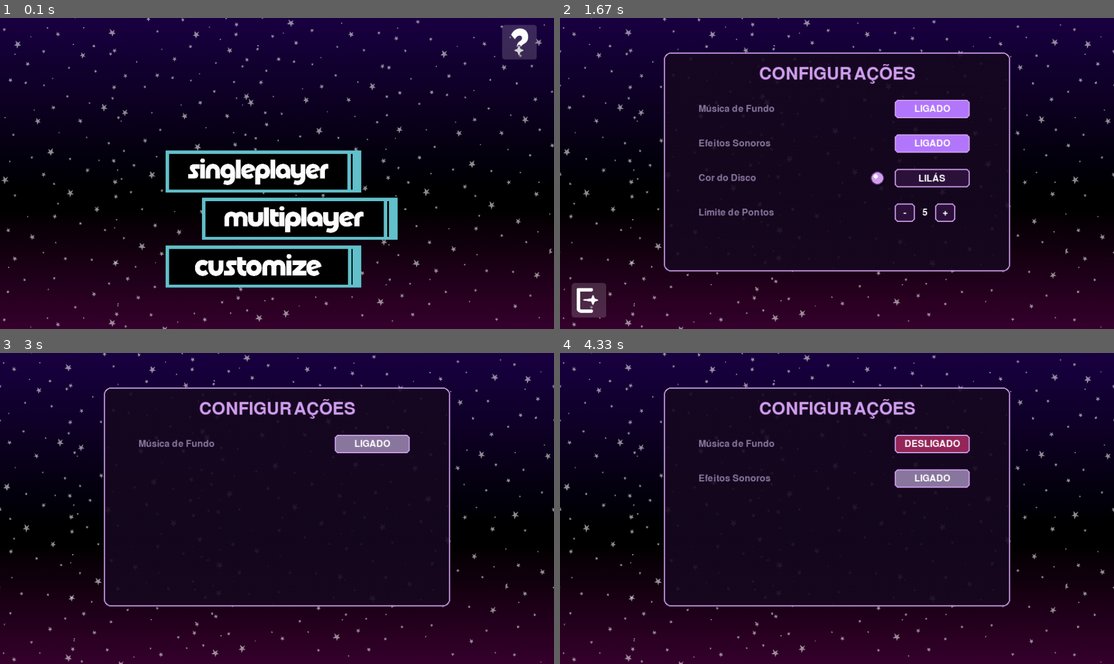
Above: before the commit, frames 1-4 (two rows, left to right).
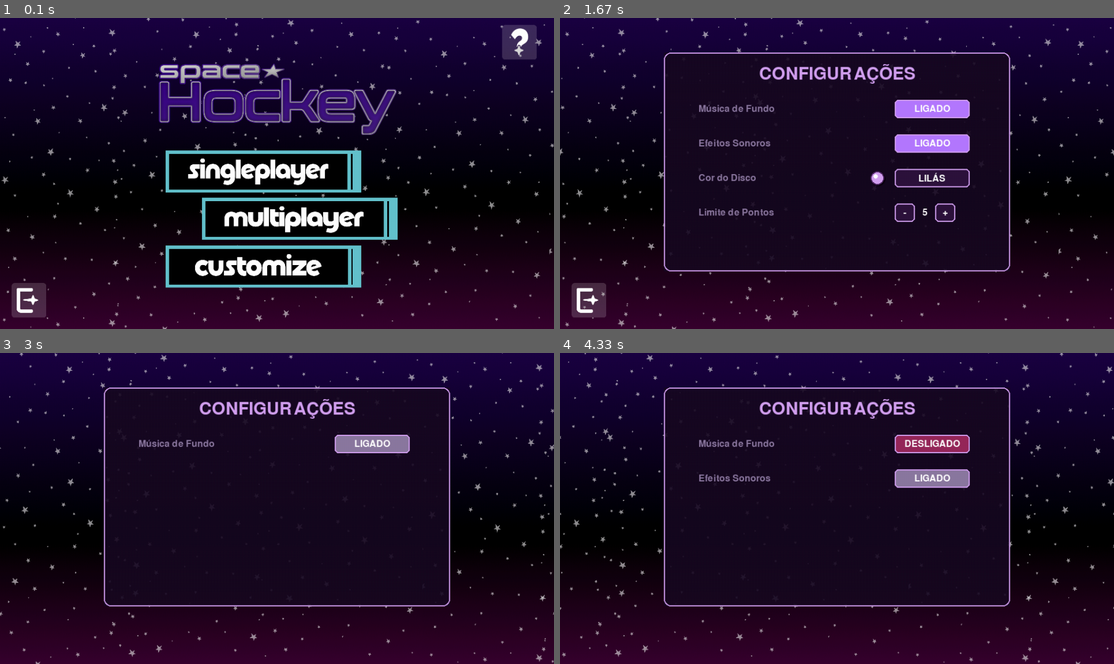
Above: after the commit, the same moments.

Repository: cec1l14/Pygame
Game: pygame game, started from main.py
The game is run twice, just before and just after one commit, with the same random seed, the same clock (stepped at 60 frames per second) and the same inputs.
Inputs (mouse positions are in pixels of both pictures, inside the frame that each line leads up to):
- Up to frame 1 (0.1 s): no input
- Up to frame 2 (1.67 s): click (820, 170) at 0.38 s; hold Up 0.67-1.13 s; click (587, 301) at 1.22 s; click (820, 266) at 1.55 s
- Up to frame 3 (3 s): click "-" at 1.88 s; click (332, 576) at 2.22 s; click "LIGADO" at 2.88 s
- Up to frame 4 (4.33 s): click (637, 499) at 3.22 s; click "+" at 3.55 s; click (981, 558) at 3.88 s; click (947, 483) at 4.22 s

The runs differ from the first frame. In frame 1, 5.2% of the frame differs, in the area x 2-72%, y 14-97%; in frame 2, 2.0%; in frame 3, 2.0%; in frame 4, 2.0%.

Commit message:
add novo main

Diff:
--- a/config.py
+++ b/config.py
@@ -1,4 +1,5 @@
 import pygame
+import sys
 
 pygame.init()
 
--- a/main.py
+++ b/main.py
@@ -8,24 +8,73 @@
     fonte_titulo, fonte_texto, fonte_placar, carregar_e_escalar
 )
 from draws import (
-    desenhar_raquete, desenhar_disco, desenhar_botao_sair,
-    desenhar_campo_personalizado, criar_botao, carregar_assets_draws
+    desenhar_raquete, desenhar_disco,
+    desenhar_campo_personalizado, criar_botao
 )
 import draws
 
+
+# --- FUNÇÕES DE SUPORTE (FORA DO MAIN) ---
+
+def reiniciar_posicoes_single(altura, largura, vel_base):
+    """Reinicia as posições e velocidade para o modo Singleplayer."""
+    disco_x = (largura // 4) * 3
+    disco_y = altura // 2
+    raq2_y = altura // 2
+    disco_vel_x = -vel_base
+    disco_vel_y = vel_base
+
+    return disco_x, disco_y, disco_vel_x, disco_vel_y, raq2_y
+
+
+def reiniciar_posicoes_multi(altura, largura, vel_base):
+    """Reinicia as posições e velocidade para o modo Multiplayer."""
+    disco_x = largura // 2
+    disco_y = altura // 2
+    raq1_y = altura // 2
+    raq2_y = altura // 2
+    disco_vel_x = vel_base
+    disco_vel_y = vel_base
+
+    return disco_x, disco_y, disco_vel_x, disco_vel_y, raq1_y, raq2_y
+
+
+def reiniciar_jogo_completo(estado_jogo, altura, largura, vel_base):
+    """Reinicia o placar e chama o reset de posições apropriado."""
+    pontos_p1 = 0
+    pontos_p2 = 0
+    vencedor = ""
+
+    if estado_jogo == "singleplayer":
+        disco_x, disco_y, disco_vel_x, disco_vel_y, raq2_y = reiniciar_posicoes_single(
+            altura, largura, vel_base
+        )
+        raq1_y = altura // 2
+    else:
+        disco_x, disco_y, disco_vel_x, disco_vel_y, raq1_y, raq2_y = reiniciar_posicoes_multi(
+            altura, largura, vel_base
+        )
+
+    return pontos_p1, pontos_p2, vencedor, disco_x, disco_y, disco_vel_x, disco_vel_y, raq1_y, raq2_y
+
+
+# --- FUNÇÃO PRINCIPAL ---
+
 def main():
     pygame.init()
-    pygame.mixer.init()
-
 
     tela = pygame.display.set_mode((LARGURA, ALTURA))
     pygame.display.set_caption("Air Hockey - Roxo & Lilás")
     relogio = pygame.time.Clock()
 
-
-    carregar_assets_draws()
-
-    # codigo de teteus
+    # Carregamento de Imagens e Assets
+    title_img = carregar_e_escalar('images/title.png')
+    title_scr = title_img.get_rect(center=(480, 140))
+
+    player1_win_img = carregar_e_escalar('images/player1_win.png')
+    player2_win_img = carregar_e_escalar('images/player2_win.png')
+    player1_win_scr = player1_win_img.get_rect(center=(440, 270))
+    player2_win_scr = player2_win_img.get_rect(center=(440, 270))
 
     tutorial_img = carregar_e_escalar('images/button_tutorial.png')
     hovert_img = carregar_e_escalar('images/button_hover2.png')
@@ -40,6 +89,12 @@
     customize_img = carregar_e_escalar('images/button_customize.png')
     hover_img = carregar_e_escalar('images/button_hover.png')
     customize_button = customize_img.get_rect(center=(456, 431))
+
+    back_img = carregar_e_escalar('images/button_back.png')
+    back_button = back_img.get_rect(bottomleft=(20, ALTURA - 20))
+
+    quit_img = carregar_e_escalar('images/button_quit.png')
+    quit_button = quit_img.get_rect(bottomleft=(20, ALTURA - 20))
 
     tutorial_0_img = carregar_e_escalar('images/tutorial0.png')
     tutorial_1_img = carregar_e_escalar('images/tutorial1.png')
@@ -58,13 +113,19 @@
     tutorial_forward_img = carregar_e_escalar('images/tutorial_forward.png')
     tutorial_forward = tutorial_forward_img.get_rect(center=(702, 275))
 
+    new_game_img = carregar_e_escalar('images/new_game.png')
+    new_game = new_game_img.get_rect(center=(620, 390))
+
+    back2_img = carregar_e_escalar('images/button_back2.png')
+    back2_button = back2_img.get_rect(center=(390, 390))
+
     fundo = pygame.image.load("images/main4.png").convert()
     fundo = pygame.transform.scale(fundo, (int(fundo.get_width() * 0.5), ALTURA))
     largura_fundo = fundo.get_width()
     scroll = 0
     tiles = math.ceil(LARGURA / largura_fundo) + 1
 
-
+    # Configurações do Jogo
     musica_ativa = True
     sfx_ativo = True
     cores_bola = [COR_ELEMENTOS, BRANCO, (240, 190, 255), (190, 90, 240)]
@@ -73,7 +134,7 @@
     cor_disco_atual = cores_bola[indice_cor_bola]
     limite_pontos = 5
 
-
+    # Física do Disco e Raquetes
     velocidade_disco_base = 7.0
     disco_x, disco_y = LARGURA // 2, ALTURA // 2
     disco_raio = 20
@@ -91,31 +152,11 @@
 
     pontos_p1, pontos_p2 = 0, 0
     vencedor = ""
+    vencedor_scr = None
     estado_jogo = "menu"
     tutorial_pg = 0
 
-    def reiniciar_posicoes_single():
-        nonlocal disco_x, disco_y, disco_vel_x, disco_vel_y, raq2_y
-        disco_x, disco_y = (LARGURA // 4) * 3, ALTURA // 2
-        raq2_y = ALTURA // 2
-        disco_vel_x, disco_vel_y = -velocidade_disco_base, velocidade_disco_base
-
-    def reiniciar_posicoes_multi():
-        nonlocal disco_x, disco_y, disco_vel_x, disco_vel_y, raq1_y, raq2_y
-        disco_x, disco_y = LARGURA // 2, ALTURA // 2
-        raq1_y, raq2_y = ALTURA // 2, ALTURA // 2
-        disco_vel_x, disco_vel_y = velocidade_disco_base, velocidade_disco_base
-
-    def reiniciar_jogo_completo():
-        nonlocal pontos_p1, pontos_p2, vencedor
-        pontos_p1, pontos_p2 = 0, 0
-        vencedor = ""
-        if estado_jogo == "singleplayer":
-            reiniciar_posicoes_single()
-        else:
-            reiniciar_posicoes_multi()
-
-    # CORAÇÃO DO JOGO
+    # LOOP PRINCIPAL
     while True:
         relogio.tick(FPS)
         mouse_pos = pygame.mouse.get_pos()
@@ -127,73 +168,119 @@
 
             if event.type == pygame.MOUSEBUTTONDOWN and event.button == 1:
                 if estado_jogo == "menu":
-                    if tutorial_button.collidepoint(event.pos): estado_jogo = "tutorial"
-                    elif customize_button.collidepoint(event.pos): estado_jogo = "custom"
+                    if tutorial_button.collidepoint(event.pos):
+                        estado_jogo = "tutorial"
+
+                    elif customize_button.collidepoint(event.pos):
+                        estado_jogo = "custom"
+
                     elif singleplayer_button.collidepoint(event.pos):
                         estado_jogo = "singleplayer"
-                        reiniciar_jogo_completo()
+                        pontos_p1, pontos_p2, vencedor, disco_x, disco_y, disco_vel_x, disco_vel_y, raq1_y, raq2_y = reiniciar_jogo_completo(
+                            estado_jogo, ALTURA, LARGURA, velocidade_disco_base
+                        )
+
                     elif multiplayer_button.collidepoint(event.pos):
                         estado_jogo = "multiplayer"
-                        reiniciar_jogo_completo()
-
-                elif estado_jogo in ("tutorial", "custom", "singleplayer", "multiplayer"):
-                    if draws.quit_btn.collidepoint(event.pos):
+                        pontos_p1, pontos_p2, vencedor, disco_x, disco_y, disco_vel_x, disco_vel_y, raq1_y, raq2_y = reiniciar_jogo_completo(
+                            estado_jogo, ALTURA, LARGURA, velocidade_disco_base
+                        )
+
+                    elif quit_button.collidepoint(event.pos):
+                        pygame.quit()
+                        sys.exit()
+
+                elif estado_jogo == "tutorial":
+                    if tutorial_back.collidepoint(event.pos) and tutorial_pg > 0:
+                        tutorial_pg -= 1
+                    if tutorial_forward.collidepoint(event.pos) and tutorial_pg < 2:
+                        tutorial_pg += 1
+
+                if estado_jogo in ("tutorial", "custom", "singleplayer", "multiplayer"):
+                    if back_button.collidepoint(event.pos):
                         estado_jogo = "menu"
 
-                if estado_jogo == "tutorial":
-                    if tutorial_back.collidepoint(event.pos) and tutorial_pg > 0: tutorial_pg -= 1
-                    if tutorial_forward.collidepoint(event.pos) and tutorial_pg < 2: tutorial_pg += 1
+                if estado_jogo in ("singleplayer", "multiplayer"):
+                    if new_game.collidepoint(event.pos) and vencedor != "":
+                        pontos_p1, pontos_p2, vencedor, disco_x, disco_y, disco_vel_x, disco_vel_y, raq1_y, raq2_y = reiniciar_jogo_completo(
+                            estado_jogo, ALTURA, LARGURA, velocidade_disco_base
+                        )
+                    if back2_button.collidepoint(event.pos) and vencedor != "":
+                        estado_jogo = "menu"
 
             if estado_jogo in ("singleplayer", "multiplayer"):
                 if event.type == pygame.KEYDOWN:
                     if estado_jogo == "singleplayer":
-                        if event.key in (pygame.K_UP, pygame.K_w): raq2_vel_y = -velocidade_raquete
-                        if event.key in (pygame.K_DOWN, pygame.K_s): raq2_vel_y = velocidade_raquete
+                        if event.key in (pygame.K_UP, pygame.K_w):
+                            raq2_vel_y = -velocidade_raquete
+                        if event.key in (pygame.K_DOWN, pygame.K_s):
+                            raq2_vel_y = velocidade_raquete
                     elif estado_jogo == "multiplayer":
-                        if event.key == pygame.K_w: raq1_vel_y = -velocidade_raquete
-                        if event.key == pygame.K_s: raq1_vel_y = velocidade_raquete
-                        if event.key == pygame.K_UP: raq2_vel_y = -velocidade_raquete
-                        if event.key == pygame.K_DOWN: raq2_vel_y = velocidade_raquete
-                    if event.key == pygame.K_ESCAPE: estado_jogo = "menu"
+                        if event.key == pygame.K_w:
+                            raq1_vel_y = -velocidade_raquete
+                        if event.key == pygame.K_s:
+                            raq1_vel_y = velocidade_raquete
+                        if event.key == pygame.K_UP:
+                            raq2_vel_y = -velocidade_raquete
+                        if event.key == pygame.K_DOWN:
+                            raq2_vel_y = velocidade_raquete
+                    if event.key == pygame.K_ESCAPE:
+                        estado_jogo = "menu"
 
                 if event.type == pygame.KEYUP:
                     if estado_jogo == "singleplayer":
-                        if event.key in (pygame.K_UP, pygame.K_DOWN, pygame.K_w, pygame.K_s): raq2_vel_y = 0
+                        if event.key in (pygame.K_UP, pygame.K_DOWN, pygame.K_w, pygame.K_s):
+                            raq2_vel_y = 0
                     elif estado_jogo == "multiplayer":
-                        if event.key in (pygame.K_w, pygame.K_s): raq1_vel_y = 0
-                        if event.key in (pygame.K_UP, pygame.K_DOWN): raq2_vel_y = 0
-
-        # TELAS
+                        if event.key in (pygame.K_w, pygame.K_s):
+                            raq1_vel_y = 0
+                        if event.key in (pygame.K_UP, pygame.K_DOWN):
+                            raq2_vel_y = 0
+
+        # --- TELAS E RENDERIZAÇÃO ---
         if estado_jogo == "menu":
+            current_single = hover_img if singleplayer_button.collidepoint(mouse_pos) else singleplayer_img
+            current_multi = hover_img if multiplayer_button.collidepoint(mouse_pos) else multiplayer_img
             current_tutorial = hovert_img if tutorial_button.collidepoint(mouse_pos) else tutorial_img
             current_custom = hover_img if customize_button.collidepoint(mouse_pos) else customize_img
-            current_single = hover_img if singleplayer_button.collidepoint(mouse_pos) else singleplayer_img
-            current_multi = hover_img if multiplayer_button.collidepoint(mouse_pos) else multiplayer_img
+            current_quit = hovert_img if quit_button.collidepoint(mouse_pos) else quit_img
 
             for i in range(0, tiles):
                 tela.blit(fundo, (i * largura_fundo + scroll, 0))
 
             scroll -= 2
-            if abs(scroll) > largura_fundo: scroll = 0
+            if abs(scroll) > largura_fundo:
+                scroll = 0
 
             tela.blit(current_single, singleplayer_button)
             tela.blit(current_tutorial, tutorial_button)
             tela.blit(current_custom, customize_button)
             tela.blit(current_multi, multiplayer_button)
+            tela.blit(title_img, title_scr)
+            tela.blit(current_quit, quit_button)
 
         elif estado_jogo == "tutorial":
-            tutorial_page = carregar_e_escalar('images/tutorial_background.png', 1.0)
-            tela.blit(pygame.transform.scale(tutorial_page, (LARGURA, ALTURA)), (0, 0))
+            for i in range(0, tiles):
+                tela.blit(fundo, (i * largura_fundo + scroll, 0))
+
+            scroll -= 2
+            if abs(scroll) > largura_fundo:
+                scroll = 0
 
             tutorial_main_img = carregar_e_escalar('images/tutorial_main.png')
             tela.blit(tutorial_main_img, tutorial_main_img.get_rect(center=(480, 280)))
             tela.blit(tutorial_back_img, tutorial_back)
             tela.blit(tutorial_forward_img, tutorial_forward)
-            desenhar_botao_sair(tela)
+            tela.blit(back_img, back_button)
             tela.blit(tutorial_imgs[tutorial_pg], tutorial_coords[tutorial_pg])
 
         elif estado_jogo == "custom":
-            for i in range(0, tiles): tela.blit(fundo, (i * largura_fundo + scroll, 0))
+            for i in range(0, tiles):
+                tela.blit(fundo, (i * largura_fundo + scroll, 0))
+
+            scroll -= 2
+            if abs(scroll) > largura_fundo:
+                scroll = 0
 
             painel = pygame.Surface((600, 380), pygame.SRCALPHA)
             painel.fill((25, 10, 35, 230))
@@ -203,12 +290,12 @@
             txt_titulo = fonte_titulo.render("CONFIGURAÇÕES", True, COR_ELEMENTOS)
             tela.blit(txt_titulo, (LARGURA // 2 - txt_titulo.get_width() // 2, 80))
 
-
             tela.blit(fonte_texto.render("Música de Fundo", True, CINZA_ROXO), (LARGURA // 2 - 240, 150))
             st_m = "LIGADO" if musica_ativa else "DESLIGADO"
             if criar_botao(tela, st_m, LARGURA // 2 + 100, 142, 130, 32, VERDE_LILAS if musica_ativa else VERMELHO_ROXO, CINZA_ROXO, mouse_pos):
                 musica_ativa = not musica_ativa
-                if not musica_ativa: pygame.mixer.music.stop()
+                if not musica_ativa:
+                    pygame.mixer.music.stop()
                 pygame.time.delay(150)
 
             tela.blit(fonte_texto.render("Efeitos Sonoros", True, CINZA_ROXO), (LARGURA // 2 - 240, 210))
@@ -226,22 +313,26 @@
 
             tela.blit(fonte_texto.render("Limite de Pontos", True, CINZA_ROXO), (LARGURA // 2 - 240, 330))
             if criar_botao(tela, "-", LARGURA // 2 + 100, 322, 35, 32, ROXO_ESCURO, CINZA_ROXO, mouse_pos):
-                if limite_pontos > 1: limite_pontos -= 1; pygame.time.delay(150)
+                if limite_pontos > 1:
+                    limite_pontos -= 1
+                    pygame.time.delay(150)
 
             txt_pts = fonte_texto.render(str(limite_pontos), True, BRANCO)
             tela.blit(txt_pts, (LARGURA // 2 + 152 - txt_pts.get_width() // 2, 330))
 
             if criar_botao(tela, "+", LARGURA // 2 + 170, 322, 35, 32, ROXO_ESCURO, CINZA_ROXO, mouse_pos):
-                limite_pontos += 1; pygame.time.delay(150)
-
-            desenhar_botao_sair(tela)
+                limite_pontos += 1
+                pygame.time.delay(150)
+
+            tela.blit(back_img, back_button)
 
         elif estado_jogo == "singleplayer":
             raq2_y = max(raq_raio, min(ALTURA - raq_raio, raq2_y + raq2_vel_y))
             disco_x += disco_vel_x
             disco_y += disco_vel_y
 
-            if disco_y - disco_raio <= 0 or disco_y + disco_raio >= ALTURA: disco_vel_y *= -1
+            if disco_y - disco_raio <= 0 or disco_y + disco_raio >= ALTURA:
+                disco_vel_y *= -1
 
             if disco_x - disco_raio <= 15:
                 if gol_topo <= disco_y <= gol_fundo:
@@ -251,7 +342,9 @@
             if math.hypot(disco_x - raq2_x, disco_y - raq2_y) <= (disco_raio + raq_raio):
                 disco_vel_x = -abs(disco_vel_x)
 
-            if disco_x > LARGURA + disco_raio: reiniciar_posicoes_single()
+            # Atribuição do retorno corrigida
+            if disco_x > LARGURA + disco_raio:
+                disco_x, disco_y, disco_vel_x, disco_vel_y, raq2_y = reiniciar_posicoes_single(ALTURA, LARGURA, velocidade_disco_base)
 
             desenhar_campo_personalizado(tela, gol_topo, altura_gol, is_singleplayer=True)
             desenhar_raquete(tela, raq2_x, raq2_y, raq_raio, LILAS_P2)
@@ -259,7 +352,7 @@
 
             txt_p = fonte_placar.render(f"Pontos: {pontos_p2}", True, COR_ELEMENTOS)
             tela.blit(txt_p, (LARGURA // 2 - txt_p.get_width() // 2, 15))
-            desenhar_botao_sair(tela)
+            tela.blit(back_img, back_button)
 
         elif estado_jogo == "multiplayer":
             if vencedor == "":
@@ -269,21 +362,35 @@
                 disco_x += disco_vel_x
                 disco_y += disco_vel_y
 
-                if disco_y - disco_raio <= 0 or disco_y + disco_raio >= ALTURA: disco_vel_y *= -1
-
-                if math.hypot(disco_x - raq1_x, disco_y - raq1_y) <= (disco_raio + raq_raio): disco_vel_x = abs(disco_vel_x)
-                if math.hypot(disco_x - raq2_x, disco_y - raq2_y) <= (disco_raio + raq_raio): disco_vel_x = -abs(disco_vel_x)
-
+                if disco_y - disco_raio <= 0 or disco_y + disco_raio >= ALTURA:
+                    disco_vel_y *= -1
+
+                if math.hypot(disco_x - raq1_x, disco_y - raq1_y) <= (disco_raio + raq_raio):
+                    disco_vel_x = abs(disco_vel_x)
+                if math.hypot(disco_x - raq2_x, disco_y - raq2_y) <= (disco_raio + raq_raio):
+                    disco_vel_x = -abs(disco_vel_x)
+
+                # Atribuições dos retornos corrigidas
                 if disco_x - disco_raio <= 0:
-                    if gol_topo <= disco_y <= gol_fundo: pontos_p2 += 1; reiniciar_posicoes_multi()
-                    else: disco_vel_x = abs(disco_vel_x)
+                    if gol_topo <= disco_y <= gol_fundo:
+                        pontos_p2 += 1
+                        disco_x, disco_y, disco_vel_x, disco_vel_y, raq1_y, raq2_y = reiniciar_posicoes_multi(ALTURA, LARGURA, velocidade_disco_base)
+                    else:
+                        disco_vel_x = abs(disco_vel_x)
 
                 if disco_x + disco_raio >= LARGURA:
-                    if gol_topo <= disco_y <= gol_fundo: pontos_p1 += 1; reiniciar_posicoes_multi()
-                    else: disco_vel_x = -abs(disco_vel_x)
-
-                if pontos_p1 >= limite_pontos: vencedor = "Jogador 1 Venceu!"
-                elif pontos_p2 >= limite_pontos: vencedor = "Jogador 2 Venceu!"
+                    if gol_topo <= disco_y <= gol_fundo:
+                        pontos_p1 += 1
+                        disco_x, disco_y, disco_vel_x, disco_vel_y, raq1_y, raq2_y = reiniciar_posicoes_multi(ALTURA, LARGURA, velocidade_disco_base)
+                    else:
+                        disco_vel_x = -abs(disco_vel_x)
+
+                if pontos_p1 >= limite_pontos:
+                    vencedor = player1_win_img
+                    vencedor_scr = player1_win_scr
+                elif pontos_p2 >= limite_pontos:
+                    vencedor = player2_win_img
+                    vencedor_scr = player2_win_scr
 
             desenhar_campo_personalizado(tela, gol_topo, altura_gol, is_singleplayer=False)
             desenhar_raquete(tela, raq1_x, raq1_y, raq_raio, ROXO_P1)
@@ -292,13 +399,21 @@
 
             txt_p = fonte_placar.render(f"{pontos_p1}   {pontos_p2}", True, COR_ELEMENTOS)
             tela.blit(txt_p, (LARGURA // 2 - txt_p.get_width() // 2, 15))
-            desenhar_botao_sair(tela)
+            tela.blit(back_img, back_button)
 
             if vencedor != "":
-                txt_venc = fonte_titulo.render(vencedor, True, COR_ELEMENTOS)
-                tela.blit(txt_venc, (LARGURA // 2 - txt_venc.get_width() // 2, ALTURA // 2 - 30))
+                for i in range(0, tiles):
+                    tela.blit(fundo, (i * largura_fundo + scroll, 0))
+
+                scroll -= 2
+                if abs(scroll) > largura_fundo:
+                    scroll = 0
+                tela.blit(vencedor, vencedor_scr)
+                tela.blit(new_game_img, new_game)
+                tela.blit(back2_img, back2_button)
 
         pygame.display.update()
+
 
 if __name__ == "__main__":
     main()
Binary file added: images/button_back.png
Binary file added: images/button_back2.png
Binary file added: images/new_game.png
Binary file added: images/player1_win.png
Binary file added: images/player2_win.png
Binary file added: images/title.png
